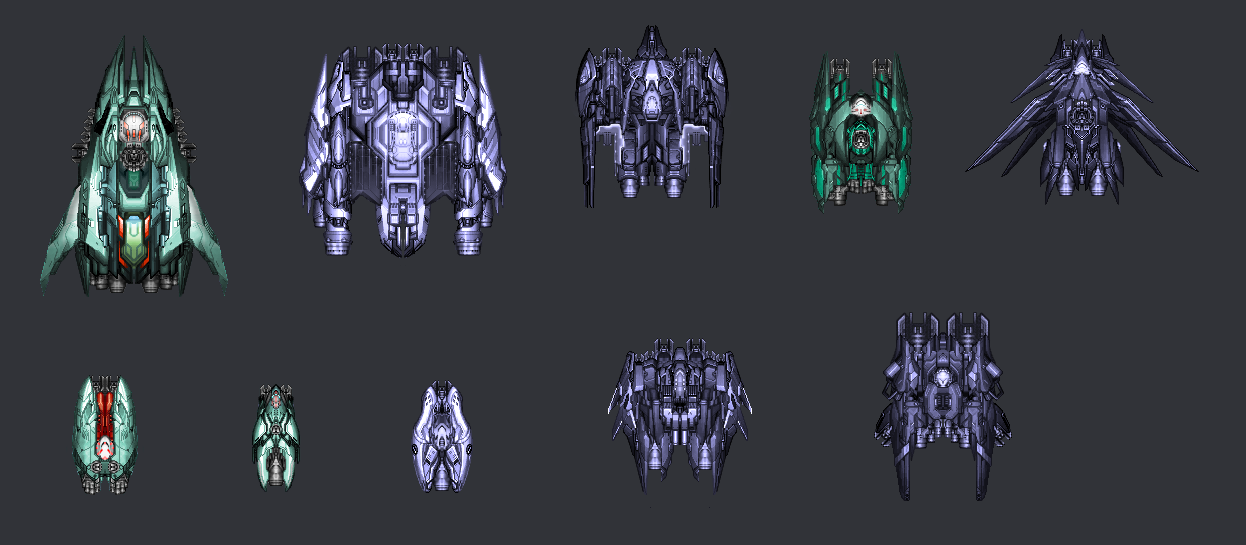
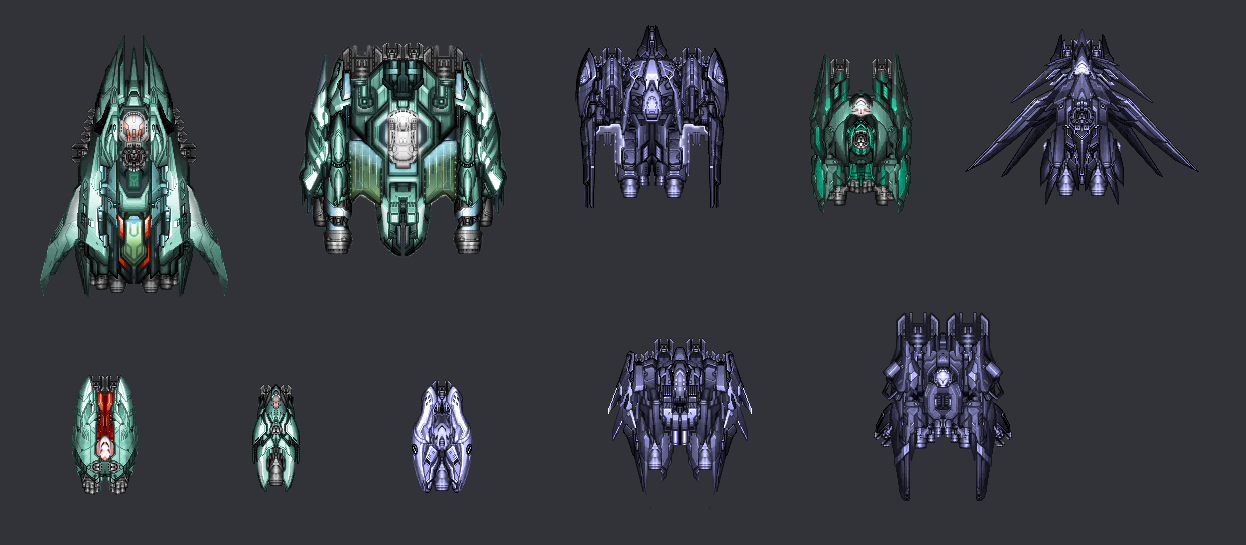
The second 1246x545 image is a revision of the first. Changes to its layers:
added layer "der_kehalit: Background" above "der_stuys: Background" over (x1=298, y1=42, x2=508, y2=258)
painted on "Background" over (x1=299, y1=43, x2=507, y2=259)
